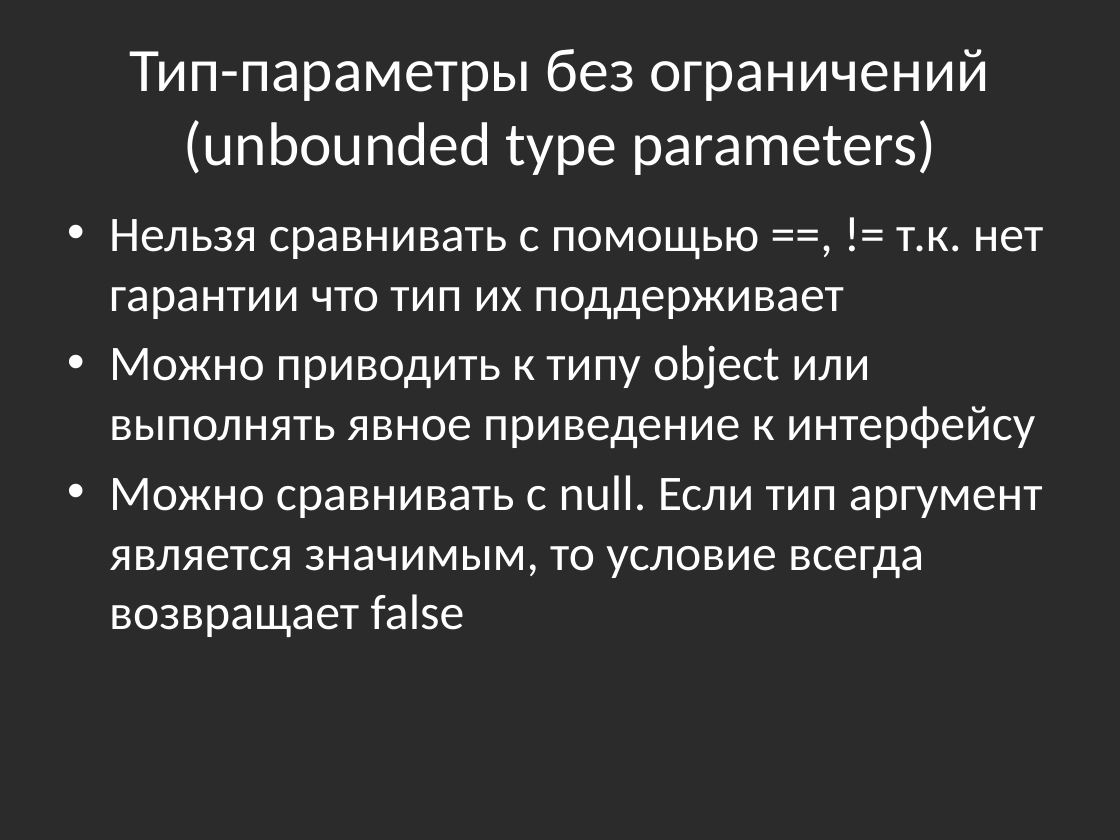
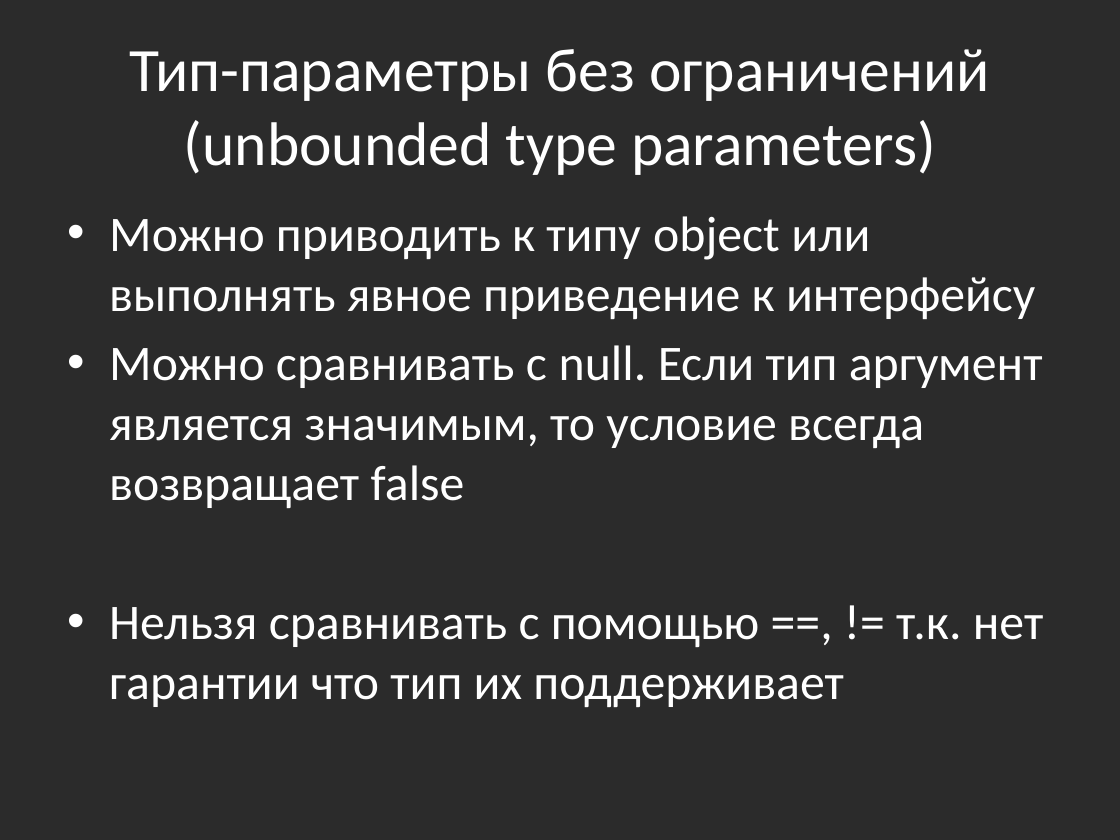
Before and after one commit to bazile/Training, a slide deck: slide 15 of Presentation/lesson-02-generics.pptx (slide 9 before the commit). Drawn at 1120x840 pixels with LibreOffice and Linux fonts; fonts in the diff are those of the drawing; background and template pictures are left out; a plain dark background stands for a picture behind light text. Boxes give left, top, right and bottom in pixels: in the first picture for what was removed or moved away, otherwise in the second. Text is boxed around its words. In the diff, an @@ line names an element or a change of style, - is before the commit and + after.

```diff
--- a/Presentation/lesson-02-generics.pptx
+++ b/Presentation/lesson-02-generics.pptx
@@ text at bbox=[109, 219, 1043, 319]: paragraph removed @@
-• Нельзя сравнивать с помощью ==, != т.к. нет гарантии что тип их поддерживает
@@ text at bbox=[109, 607, 1043, 707]: paragraph added @@
+• Нельзя сравнивать с помощью ==, != т.к. нет гарантии что тип их поддерживает
```
Also in this commit, not shown: 2 other slides changed, 11 slides added, 11 other files.
